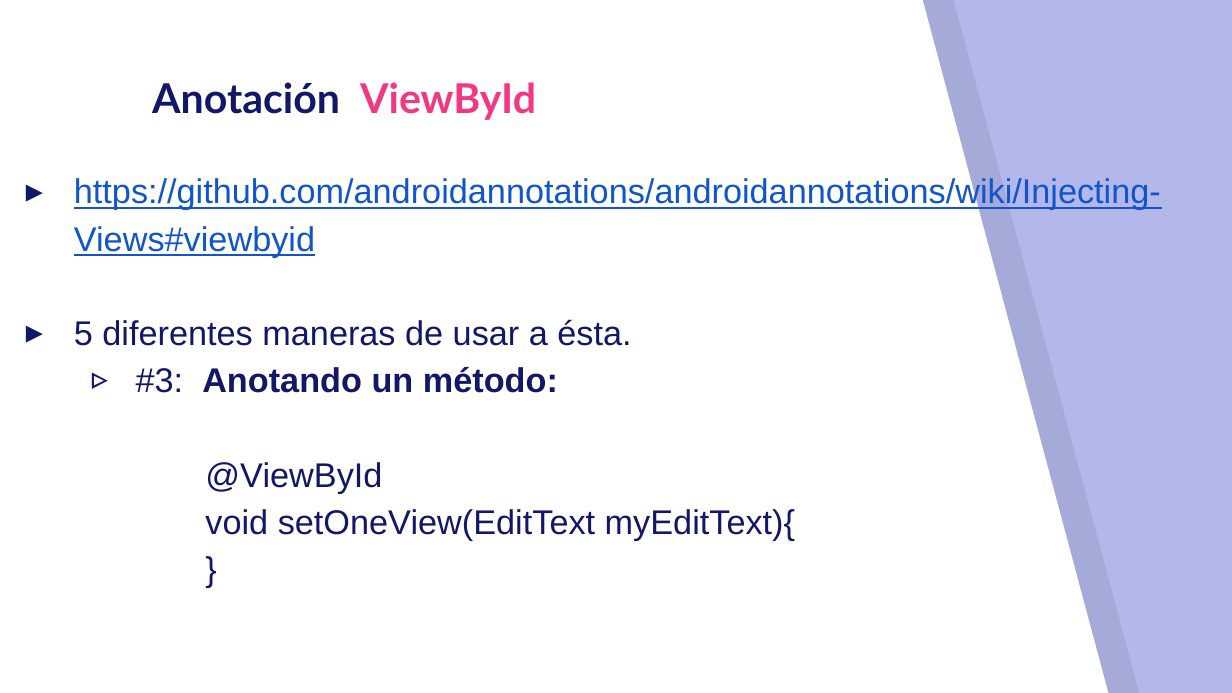
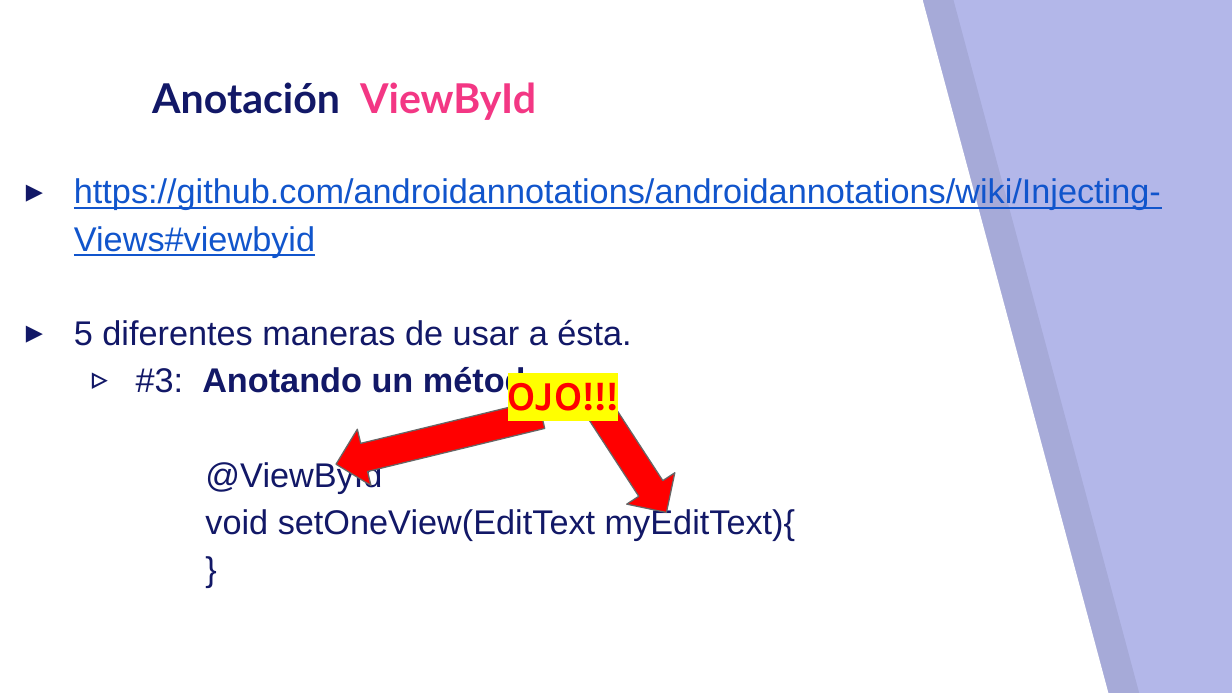
Before and after one commit to itzarel/AndroidAnnotations-Vistas-Eventos, a slide deck: slide 18 of Slides/COMPLETO - Slides de todos los temas.pptx (slide 16 before the commit). Drawn at 1232x693 pixels with LibreOffice and Linux fonts; fonts in the diff are those of the drawing. Boxes give left, top, right and bottom in pixels: in the first picture for what was removed or moved away, otherwise in the second. Text is boxed around its words. In the diff, an @@ line names an element or a change of style, - is before the commit and + after.

```diff
--- a/Slides/COMPLETO - Slides de todos los temas.pptx
+++ b/Slides/COMPLETO - Slides de todos los temas.pptx
@@ right arrow added at bbox=[329, 386, 547, 492], fill #FF0000, outline #666666 0.75 pt @@
@@ text added at bbox=[508, 382, 618, 411], 24 pt, text #FF0000, bold @@
+OJO!!!
@@ right arrow added at bbox=[562, 374, 691, 529], fill #FF0000, outline #666666 0.75 pt @@
```
Also in this commit, not shown: 6 other slides changed, 1 slide added, 28 other files.
